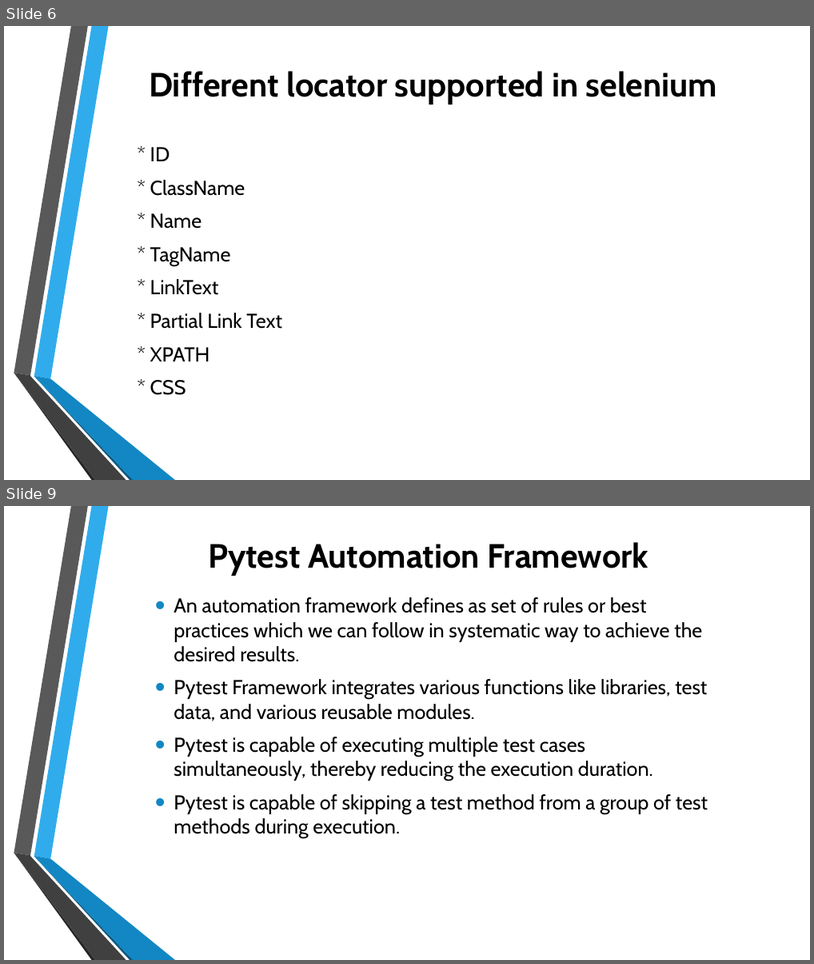
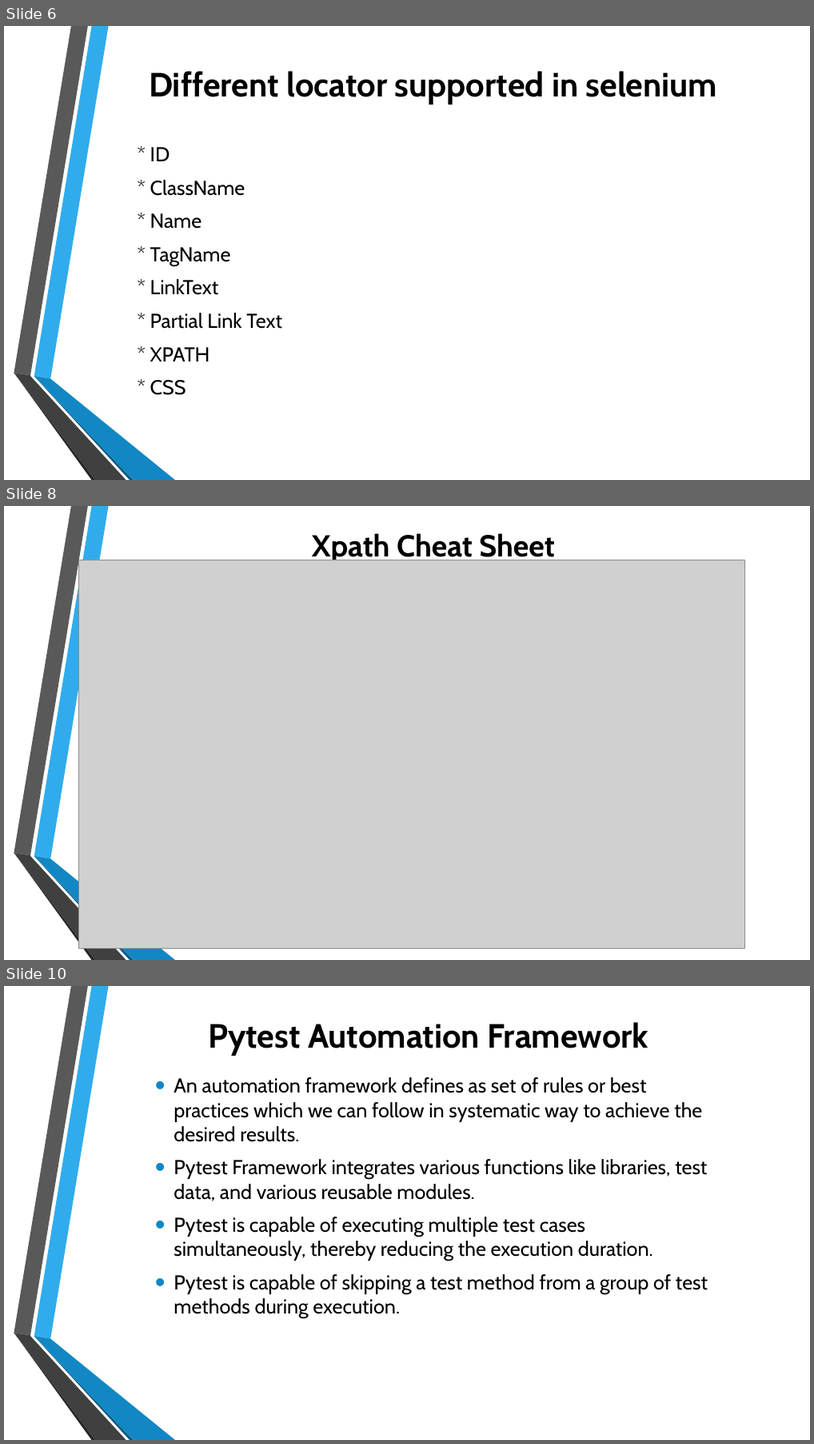
Before and after one commit to Pammugs/PyselAutomation, a slide deck: Selenium pytest framework.pptx. Shown one above the other, each under a label of ours: slides 6 and 9 before the commit, slides 6, 8 and 10 after it; the slides between them are not shown. The pictures are 814x964 and 814x1444 pixels, drawn with LibreOffice and Linux fonts; fonts in the diff are those of the drawing; grey boxes stand for pictures; background and template pictures are left out. Boxes give left, top, right and bottom in pixels: in the first picture for what was removed or moved away, otherwise in the second. Text is boxed around its words. In the diff, an @@ line names an element or a change of style, - is before the commit and + after.

Commit message:
xpath cheat sheet added

```diff
--- a/Selenium pytest framework.pptx
+++ b/Selenium pytest framework.pptx
@@ slide 8 added at (4, 506, 810, 960), background picture (left out); not listed: 6 template elements that a slide beside it also shows @@
@@ title added at (312, 533, 554, 564), 36 pt, text #000000, bold @@
+Xpath Cheat Sheet
@@ picture added at (78, 560, 745, 949) @@
@@ what was slide 9 is now slide 10 @@
```
Also in this commit, not shown: 4 slides changed, 1 other slide added.
